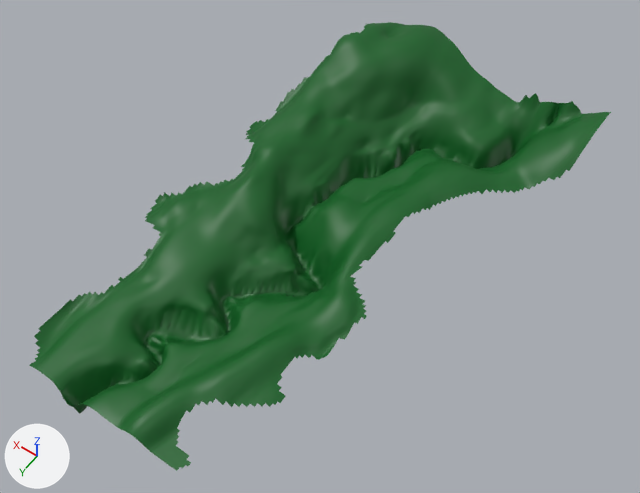
Two versions of the Blender file Assets/GameAssets/3dModels/Racing_Map.blend, one commit apart.
Before and after are seen from a 50 mm camera at (-8.7, 11.7, 17.72) aimed at (-0.55, 0.28, -0.22). Arrows for +X, +Y and +Z are at lower left; the lights stay in place.

The scene before the commit, as lines of its bpy script (objects in view):
```python
me_plane = bpy.data.meshes.new('Plane')
me_plane.from_pydata(...)  # 10898 vertices, 10580 faces, 3 loose edges; spans x -1.06..0.98, y -1.06..1.04, z -0.31..0.38
me_plane.polygons.foreach_set('use_smooth', [True] * 10580)
me_plane.materials.append(mat_material_002)  # dark green #086222
ob_plane = bpy.data.objects.new('Plane', me_plane)
ob_plane.location = (-0.28, 0.0, 0.0)
ob_plane.scale = (4.32, 6.88, 4.32)
```
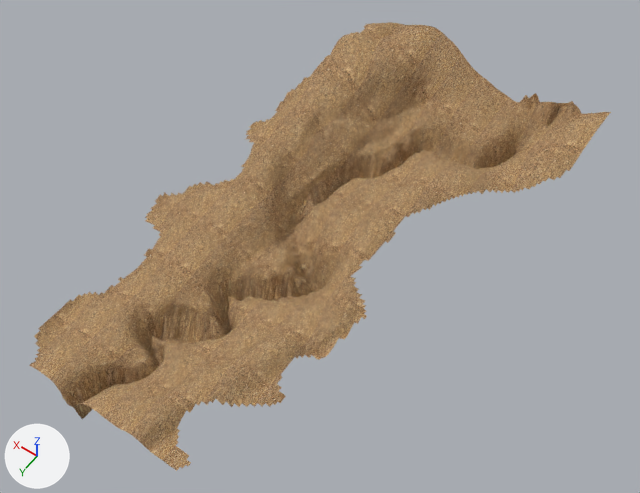
What differs and where, as boxes (x1, y1, x2, y2) in the pictures (640 x 493 px; the box of a moved part takes in the faces that stretch with it):
'Plane', recoloured, reshaped (green to brown): (30, 22, 611, 471) in both
part 1 of me_plane, moved or reshaped: before (66, 145, 437, 414); after (66, 144, 436, 419)

What changed in the scene script:
```text
Add img_grass_on_stones_0017_01_jpg:
    img_grass_on_stones_0017_01_jpg = load_image('grass_on_stones_0017_01.jpg', 'Map_Objects/Rocks/RockMaterial/grass_on_stones_0017_01.jpg', 3264, 2448, 'sRGB')
Add mat_material_003:
    mat_material_003 = bpy.data.materials.new('Material.003')
    # uses the picture img_grass_on_stones_0017_01_jpg
Change me_plane:
    used by ob_plane; location = (-0.28, 0.0, 0.0); scale = (4.32, 6.88, 4.32)
    remove me_plane.from_pydata(...)  # 10898 vertices, 10580 faces, 3 loose edges; spans x -1.06..0.98, y -1.06..1.04, z -0.31..0.38
    remove me_plane.materials.append(mat_material_002)  # dark green #086222
    add me_plane.from_pydata(...)  # 10898 vertices, 10580 faces, 3 loose edges; spans x -1.06..0.98, y -1.06..1.04, z -0.36..0.38
    me_plane part 1: 495 of 10898 vertices moved; they spanned x -0.22..0.46, y -0.64..1.02, z -0.31..-0.01 and now span x -0.22..0.46, y -0.64..1.02, z -0.36..-0.02; mean shift (0.0, 0.0, -0.03); largest move (0.15, 0.04, -0.25) -> (0.15, 0.03, -0.14)
    add me_plane.materials.append(mat_material_003)
```
